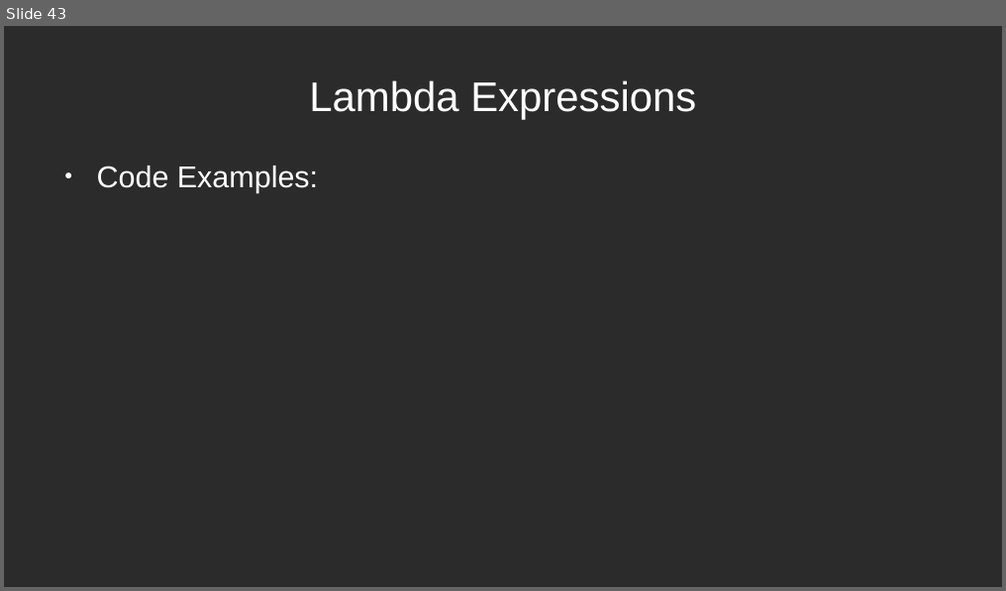
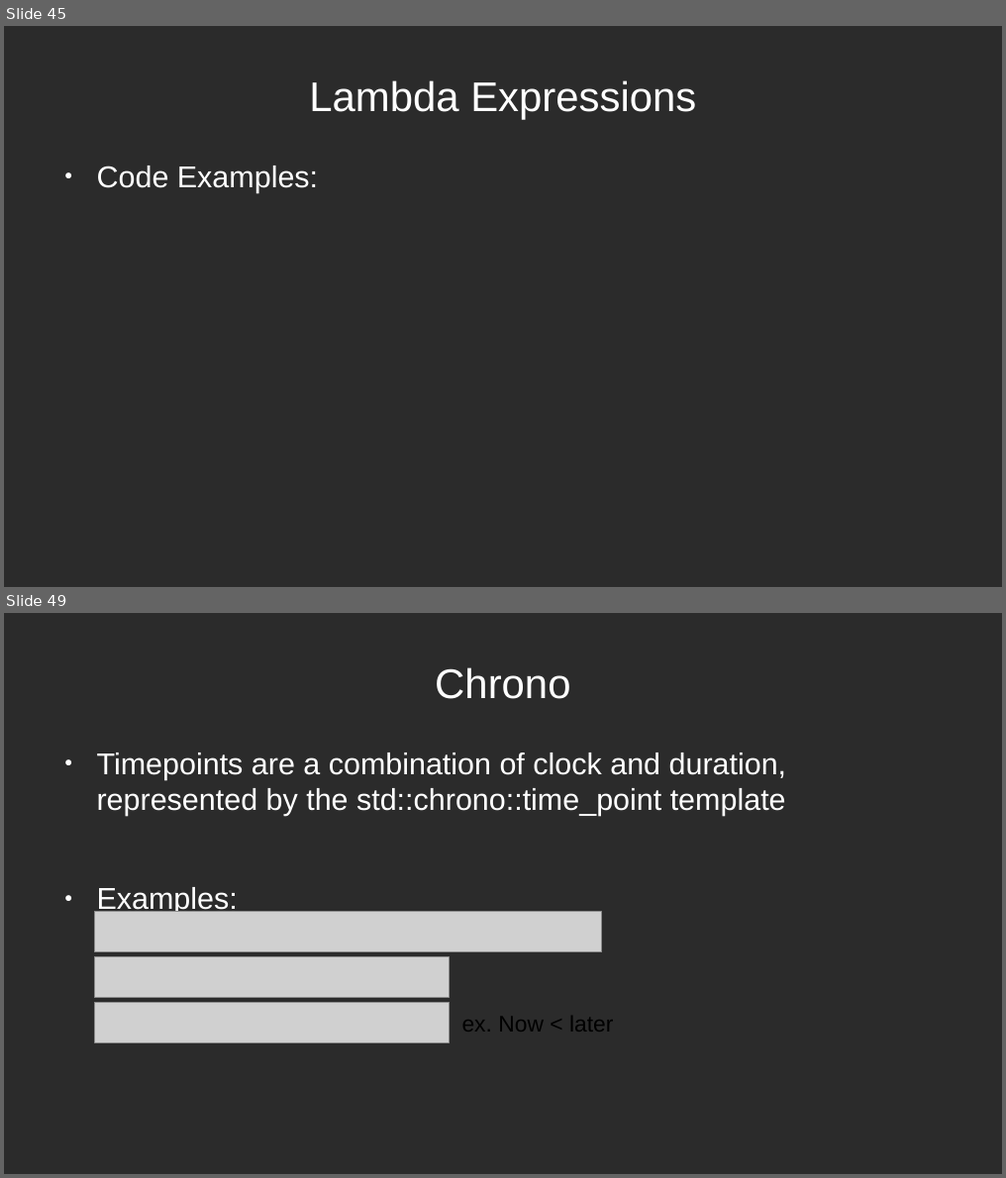
Before and after one commit to mleibeng/Crash-Course-CPP-11-17, a slide deck: Presentation/Crash Course.odp. Shown one above the other, each under a label of ours: slide 43 before the commit, slides 45 and 49 after it; the slides between them are not shown. The pictures are 1006x591 and 1006x1178 pixels, drawn with LibreOffice and Linux fonts; fonts in the diff are those of the drawing; grey boxes stand for pictures; background and template pictures are left out; a plain dark background stands for a picture behind light text. Boxes give left, top, right and bottom in pixels: in the first picture for what was removed or moved away, otherwise in the second. Text is boxed around its words. In the diff, an @@ line names an element or a change of style, - is before the commit and + after.

Commit message:
Finished most of the presentation, need to implement some examples in the earlier slides still. But almost finished now

```diff
--- a/Presentation/Crash Course.odp
+++ b/Presentation/Crash Course.odp
@@ slide 49 added at box(4, 613, 1002, 1174), background picture (left out) @@
@@ title added at box(435, 667, 570, 699), 33 pt, text #FFFFFF @@
+Chrono
@@ text added at box(97, 753, 787, 915), 24 pt, text #FFFFFF @@
+● Timepoints are a combination of clock and duration, represented by the std::chrono::time_point template
+● Examples:
@@ picture added at box(94, 912, 602, 953) @@
@@ picture added at box(94, 958, 450, 998) @@
@@ picture added at box(94, 1002, 450, 1043) @@
@@ text added at box(462, 1016, 613, 1032), 18 pt, text #000000 @@
+ex. Now < later
@@ what was slide 43 is now slide 45 @@
```
Also in this commit, not shown: 2 slides changed, 36 other slides added, 5 slides removed, 2 other files.
